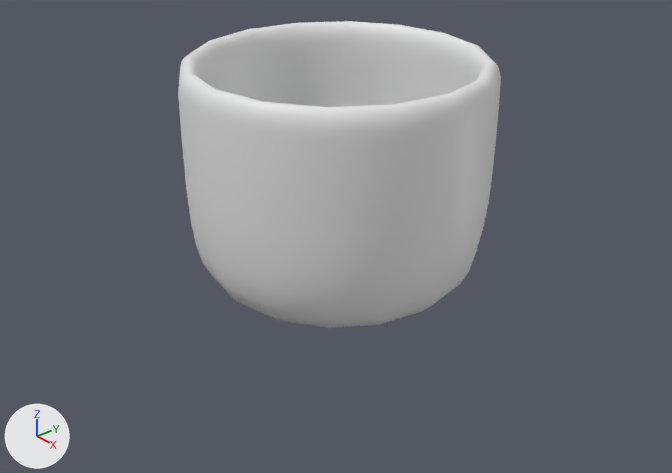
Renders of the Blender file mugcup.blend from each side of a commit.
Both versions are drawn from a 50 mm camera at (2.114, -1.849, 1.579) aimed at (0.049, -0.053, 0.196). Arrows for +X, +Y and +Z are at lower left; the lights stay in place.

The first picture shows 'Cup'.
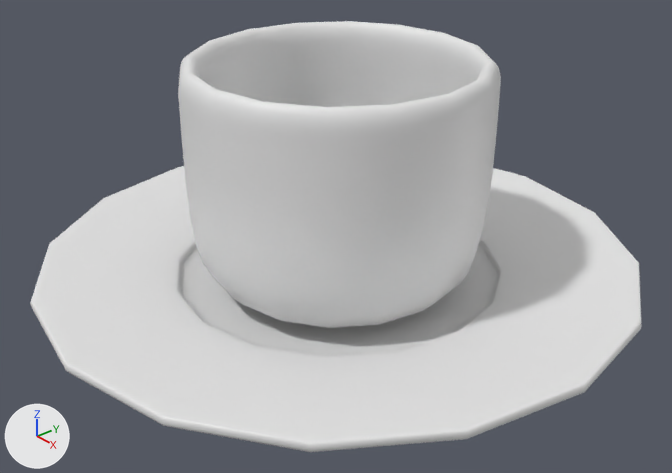
Commit message: Addded saucer

Location of each change, (x1, y1, x2, y2) in pixels of the pictures (672 x 473 px):
'Saucer', added: after (30, 166, 642, 452)

What changed in the scene script:
```text
Add cu_beziercurve_001:
    cu_beziercurve_001 = bpy.data.curves.new('BezierCurve.001', 'CURVE')
    cu_beziercurve_001.dimensions = '3D'
    _sp = cu_beziercurve_001.splines.new('BEZIER'); _sp.bezier_points.add(0)
    _sp.bezier_points.foreach_set('co', [0.0, 0.0, 0.0])
    _sp.bezier_points.foreach_set('handle_left', [0.0, 0.5, 0.0])
    _sp.bezier_points.foreach_set('handle_right', [0.0, -0.5, 0.0])
    for _p, _l, _r in zip(_sp.bezier_points, ['ALIGNED'], ['ALIGNED']): _p.handle_left_type = _l; _p.handle_right_type = _r
    _sp.order_u = 0
    _sp.order_v = 0
    _sp = cu_beziercurve_001.splines.new('BEZIER'); _sp.bezier_points.add(8)
    _sp.bezier_points.foreach_set('co', [0.0, 0.0, -0.06, 0.0, 0.372, -0.06, 0.0, 0.5, -0.1, 0.0, 0.52, -0.1, 0.0, 0.626, -0.0471, 0.0, 1.0, 0.0708, 0.0, 1.0, 0.1, 0.0, 0.55, 0.05, 0.0, 0.0, 0.0])
    _sp.bezier_points.foreach_set('handle_left', [0.0, -0.0157, -0.06, 0.0, 0.356, -0.06, 0.0, 0.467, -0.1, 0.0, 0.515, -0.1, 0.0, 0.584, -0.103, 0.0, 0.998, 0.0708, 0.0, 1.01, 0.1, 0.0, 0.55, 0.06, 0.0, 0.397, 0.0])
    _sp.bezier_points.foreach_set('handle_right', [0.0, 0.05, -0.06, 0.0, 0.404, -0.06, 0.0, 0.505, -0.1, 0.0, 0.552, -0.1, 0.0, 0.663, 0.00199, 0.0, 1.01, 0.0708, 0.0, 0.996, 0.1, 0.0, 0.55, 0.0, 0.0, -0.873, 0.0])
    for _p, _l, _r in zip(_sp.bezier_points, ['ALIGNED', 'ALIGNED', 'ALIGNED', 'ALIGNED', 'ALIGNED', 'ALIGNED', 'ALIGNED', 'ALIGNED', 'ALIGNED'], ['ALIGNED', 'ALIGNED', 'ALIGNED', 'ALIGNED', 'ALIGNED', 'ALIGNED', 'ALIGNED', 'ALIGNED', 'ALIGNED']): _p.handle_left_type = _l; _p.handle_right_type = _r
    _sp.order_u = 0
    _sp.order_v = 0
    cu_beziercurve_001.use_path = True
    cu_beziercurve_001.use_path_clamp = True
    cu_beziercurve_001.bevel_resolution = 0
    cu_beziercurve_001.fill_mode = 'HALF'
Add ob_saucer:
    ob_saucer = bpy.data.objects.new('Saucer', cu_beziercurve_001)
    ob_saucer.location = (0.0, 0.0, 0.0)
    _m = ob_saucer.modifiers.new('Screw', 'SCREW')
```
